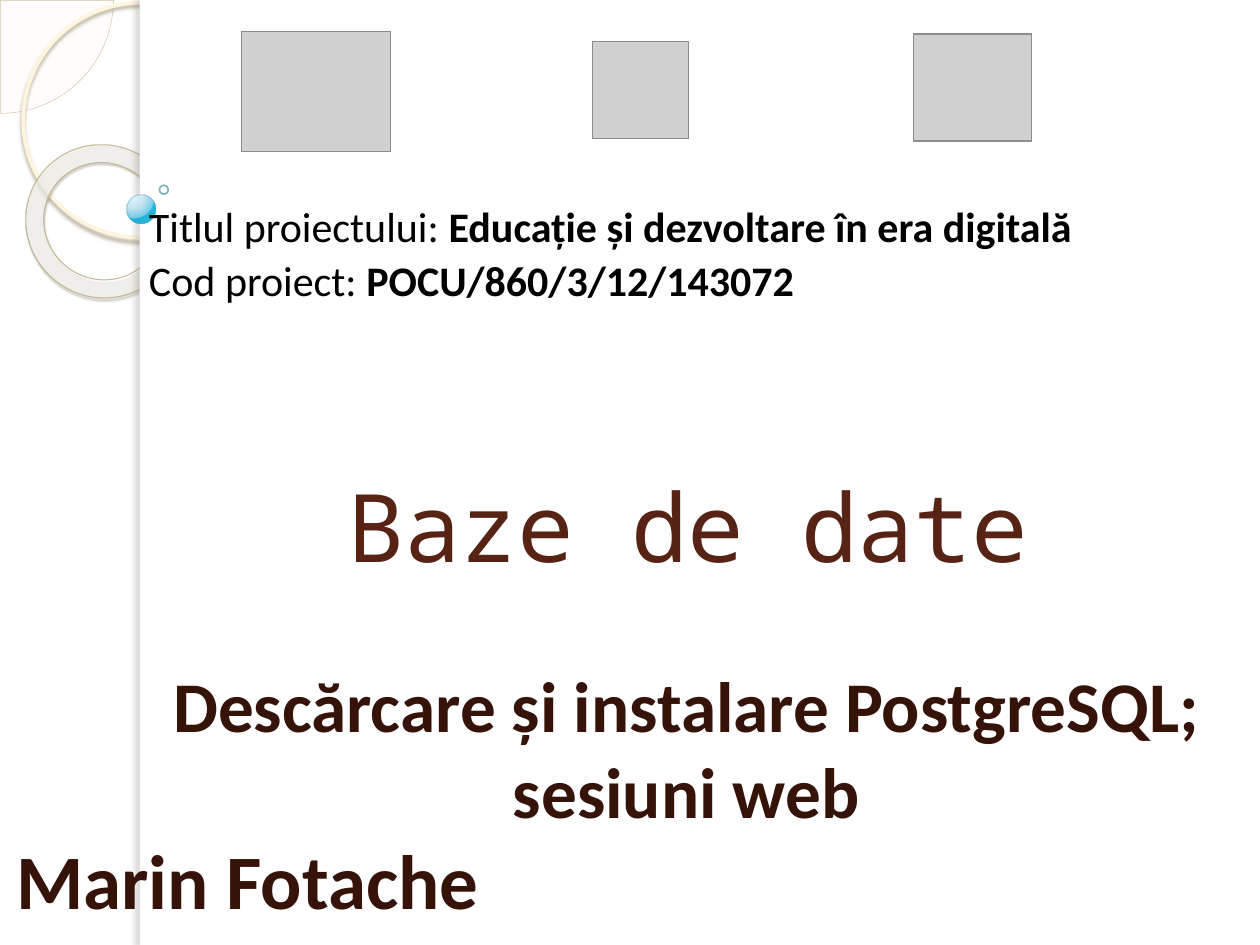
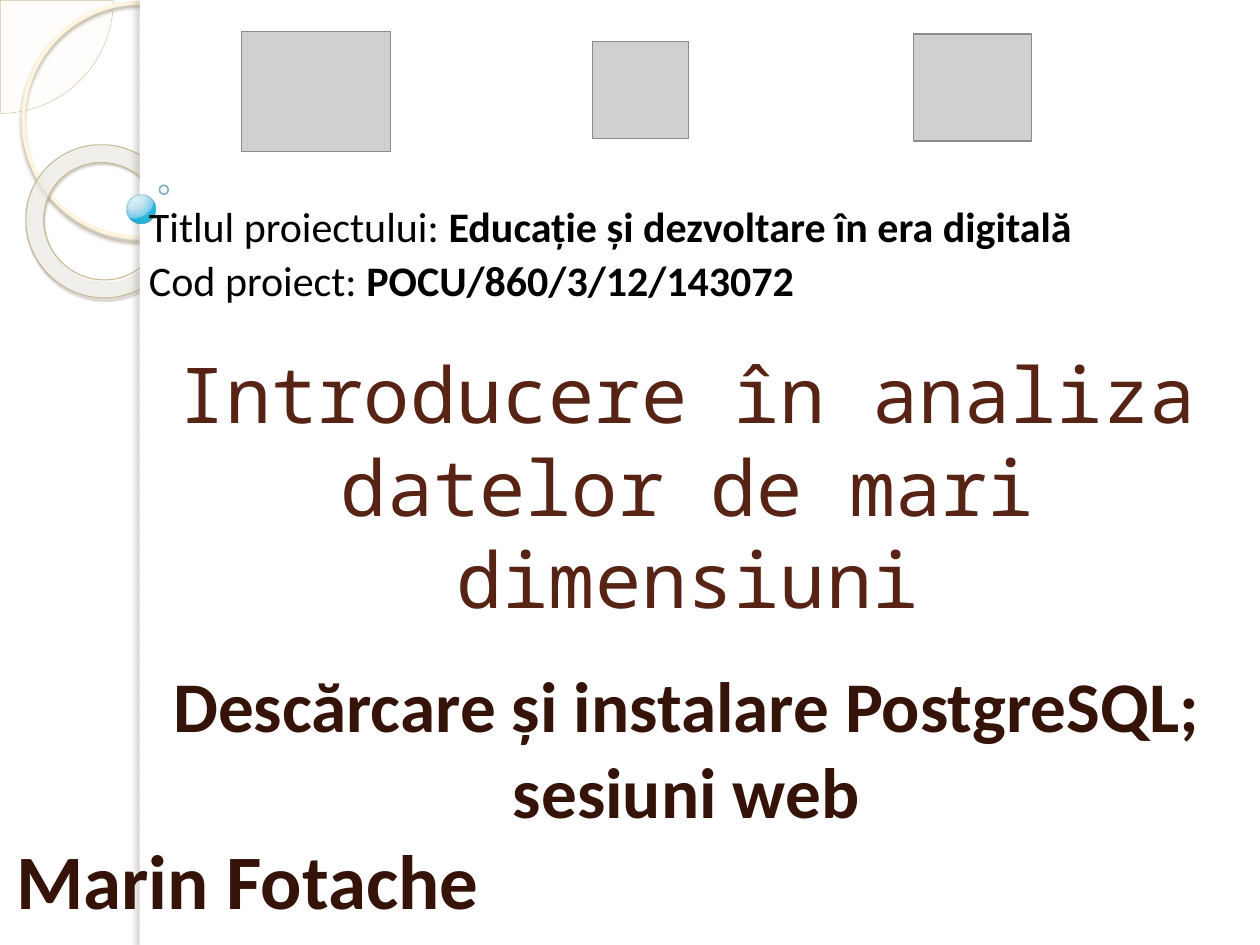
Before and after one commit to marinfotache/POCU-860-3-12-143072, a slide deck: slide 1 of 2 Baze de date/01_Instalare si operatiuni elementare in PostgreSQL.pptx. Drawn at 1260x945 pixels with LibreOffice and Linux fonts; fonts in the diff are those of the drawing; grey boxes stand for pictures; background and template pictures are left out. Boxes give left, top, right and bottom in pixels: in the first picture for what was removed or moved away, otherwise in the second. Text is boxed around its words. In the diff, an @@ line names an element or a change of style, - is before the commit and + after.

```diff
--- a/2 Baze de date/01_Instalare si operatiuni elementare in PostgreSQL.pptx
+++ b/2 Baze de date/01_Instalare si operatiuni elementare in PostgreSQL.pptx
@@ title at (179,364,1195,609): text changed; size 54 to 44 pt @@
-Baze de date
+Introducere în analiza datelor de mari dimensiuni
```
